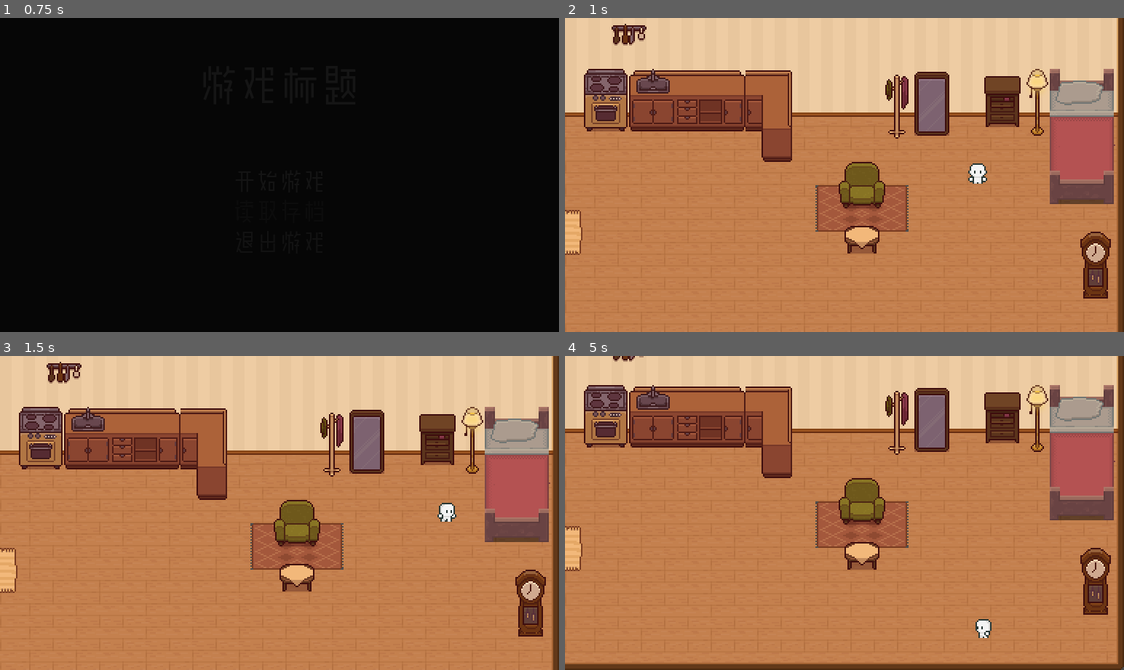
Above: before the commit, frames 1-4 (two rows, left to right).
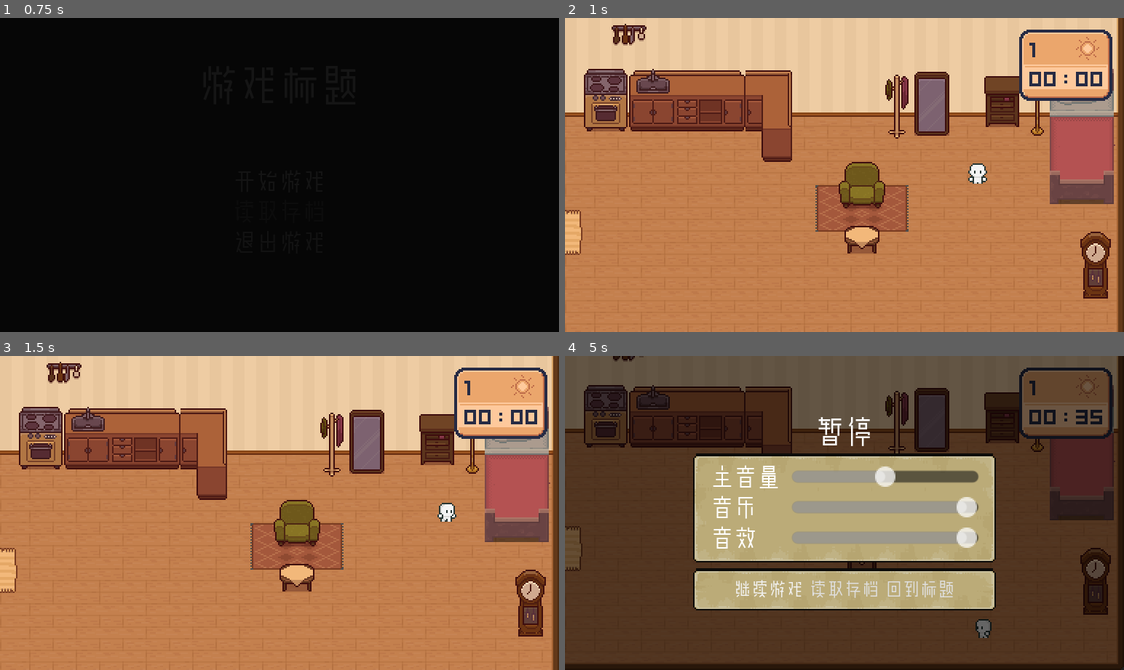
Above: after the commit, the same moments.

Repository: suin14/GameDemo
Game: Godot game, scene res://scenes/UI/title_menu.tscn
Same seed, same stepped clock (60 frames per second), same inputs: the game is played once before the commit and once after it.
Inputs (mouse positions are in pixels of both pictures, inside the frame that each line leads up to):
- Up to frame 1 (0.75 s): click "开始游戏" at 0.5 s
- Up to frame 2 (1 s): no input
- Up to frame 3 (1.5 s): tap Enter at 1.25 s; move the mouse to (402, 497) at 1.27 s; hold D (move_right) from 1.28 s (still down); hold E (interact) from 1.28 s (still down)
- Up to frame 4 (5 s): move the mouse to (732, 528) at 2.02 s; release D (move_right) at 2.03 s; release E (interact) at 2.03 s; hold S (move_down) 2.03-2.78 s; tap E (interact) at 2.1, 3.6 s; move the mouse to (900, 443) at 2.77 s; hold D (move_right) 2.78-3.53 s; hold E (interact) 2.78-3.53 s; move the mouse to (816, 575) at 3.52 s; hold W (move_up) 3.53-4.28 s; tap Space at 4.25 s; move the mouse to (1012, 560) at 4.27 s; hold A (move_left) from 4.28 s (still down); hold E (interact) from 4.28 s (still down); tap Escape (pause) at 4.9 s

Frame 1 is identical in both runs. In frame 2, 3.1% of the frame differs, in the area x 81-98%, y 3-27%; in frame 3, 3.1%; in frame 4, 100%, in the area x 0-100%, y 0-100%.

Commit message:
时间系统

Diff:
--- /dev/null
+++ b/assets/ui/time_label_settings.tres
@@ -0,0 +1,7 @@
+[gd_resource type="LabelSettings" load_steps=2 format=3 uid="uid://ddd72p21a00mw"]
+
+[ext_resource type="FontFile" uid="uid://bbcwlvanghlhm" path="res://assets/front/Kenney Mini Square.ttf" id="1_dls67"]
+
+[resource]
+font = ExtResource("1_dls67")
+font_color = Color(0.14902, 0.168627, 0.266667, 1)
--- a/player.gd
+++ b/player.gd
@@ -11,6 +11,8 @@
 @onready var sprite_2d: Sprite2D = $Sprite2D
 @onready var interaction_icon: Sprite2D = $InteractionIcon
 @onready var pause_menu: Control = $CanvasLayer/PauseMenu
+@onready var time_gui: Control = $CanvasLayer/TimeGUI
+@onready var time_system: TimeSystem = $TimeSystem
 
 
 func _unhandled_input(event: InputEvent) -> void:
--- /dev/null
+++ b/scenes/UI/time_ui.gd
@@ -0,0 +1,25 @@
+extends Control
+
+@onready var date: Label = $DateControl/HBoxContainer/Date
+@onready var hours: Label = $ClockControl/HBoxContainer/Hours
+@onready var minutes: Label = $ClockControl/HBoxContainer/Minutes
+
+
+func _on_time_system_updated(date_time: DateTime) -> void:
+	var minu = date_time.minutes - (date_time.minutes % 5)
+	update_label(date, date_time.days, false)
+	update_label(hours, date_time.hours, true)
+	update_label(minutes, minu, true)
+
+
+func add_leading_zero(label: Label, value: int) -> void:
+	if value < 10:
+		label.text += '0'
+
+func update_label(label: Label, value: int, should_have_zero: bool = true) -> void:
+	label.text = ""
+
+	if should_have_zero:
+		add_leading_zero(label, value)
+
+	label.text += str(value)
--- /dev/null
+++ b/scenes/UI/time_ui.tscn
@@ -0,0 +1,93 @@
+[gd_scene load_steps=4 format=3 uid="uid://8tg8v7k71k62"]
+
+[ext_resource type="Script" path="res://scenes/UI/time_ui.gd" id="1_08kf3"]
+[ext_resource type="Texture2D" uid="uid://boovh2t5o4ku1" path="res://assets/ui/time_gui.png" id="1_u75mk"]
+[ext_resource type="LabelSettings" path="res://assets/ui/time_label_settings.tres" id="2_doeyt"]
+
+[node name="TimeGUI" type="Control"]
+layout_mode = 3
+anchors_preset = 0
+script = ExtResource("1_08kf3")
+
+[node name="Background" type="NinePatchRect" parent="."]
+layout_mode = 0
+offset_right = 64.0
+offset_bottom = 49.0
+texture = ExtResource("1_u75mk")
+region_rect = Rect2(0, 0, 16, 16)
+patch_margin_left = 7
+patch_margin_top = 7
+patch_margin_right = 7
+patch_margin_bottom = 7
+
+[node name="DateControl" type="Control" parent="."]
+anchors_preset = 0
+offset_left = 7.0
+offset_top = 3.0
+offset_right = 55.0
+offset_bottom = 19.0
+
+[node name="HBoxContainer" type="HBoxContainer" parent="DateControl"]
+layout_mode = 1
+anchors_preset = 10
+anchor_right = 1.0
+offset_bottom = 20.0
+grow_horizontal = 2
+metadata/_edit_lock_ = true
+metadata/_edit_group_ = true
+
+[node name="Date" type="Label" parent="DateControl/HBoxContainer"]
+layout_mode = 2
+size_flags_horizontal = 0
+text = "999"
+label_settings = ExtResource("2_doeyt")
+
+[node name="Weather" type="Sprite2D" parent="DateControl/HBoxContainer"]
+position = Vector2(40, 10)
+texture = ExtResource("1_u75mk")
+region_enabled = true
+region_rect = Rect2(48, 0, 16, 16)
+
+[node name="ClockBG" type="NinePatchRect" parent="."]
+layout_mode = 0
+offset_left = 3.0
+offset_top = 24.0
+offset_right = 61.0
+offset_bottom = 41.0
+texture = ExtResource("1_u75mk")
+region_rect = Rect2(16, 16, 16, 16)
+patch_margin_left = 2
+patch_margin_top = 2
+patch_margin_right = 2
+patch_margin_bottom = 2
+
+[node name="ClockControl" type="Control" parent="."]
+anchors_preset = 0
+offset_left = 7.0
+offset_top = 23.0
+offset_right = 63.0
+offset_bottom = 39.0
+
+[node name="HBoxContainer" type="HBoxContainer" parent="ClockControl"]
+layout_mode = 1
+anchors_preset = 10
+anchor_right = 1.0
+offset_bottom = 20.0
+grow_horizontal = 2
+metadata/_edit_lock_ = true
+metadata/_edit_group_ = true
+
+[node name="Hours" type="Label" parent="ClockControl/HBoxContainer"]
+layout_mode = 2
+text = "23"
+label_settings = ExtResource("2_doeyt")
+
+[node name="Label" type="Label" parent="ClockControl/HBoxContainer"]
+layout_mode = 2
+text = ":"
+label_settings = ExtResource("2_doeyt")
+
+[node name="Minutes" type="Label" parent="ClockControl/HBoxContainer"]
+layout_mode = 2
+text = "59"
+label_settings = ExtResource("2_doeyt")
--- a/scenes/character/player.tscn
+++ b/scenes/character/player.tscn
@@ -8,6 +8,9 @@
 [ext_resource type="Script" path="res://scripts/states/Walk.gd" id="6_2y1k5"]
 [ext_resource type="Texture2D" uid="uid://cyjmfc6k2jbia" path="res://assets/ui/Base-01.png" id="7_xg8up"]
 [ext_resource type="PackedScene" uid="uid://r3280m3i0t4o" path="res://scenes/UI/pause_menu.tscn" id="8_67h7w"]
+[ext_resource type="Script" path="res://scripts/classes/time_system.gd" id="9_erduq"]
+[ext_resource type="PackedScene" uid="uid://8tg8v7k71k62" path="res://scenes/UI/time_ui.tscn" id="10_mmx0f"]
+[ext_resource type="Script" path="res://scripts/classes/date_time.gd" id="10_ug1af"]
 
 [sub_resource type="RectangleShape2D" id="RectangleShape2D_sl3gb"]
 size = Vector2(18, 14)
@@ -194,6 +197,13 @@
 "move_up": SubResource("Animation_sgxmy")
 }
 
+[sub_resource type="Resource" id="Resource_576k5"]
+script = ExtResource("10_ug1af")
+seconds = 0
+minutes = 0
+hours = 0
+days = 1
+
 [node name="player" type="CharacterBody2D"]
 collision_layer = 2
 script = ExtResource("1_vbyy4")
@@ -232,7 +242,24 @@
 [node name="Walk" type="Node" parent="StateMachine"]
 script = ExtResource("6_2y1k5")
 
+[node name="TimeSystem" type="Node" parent="."]
+script = ExtResource("9_erduq")
+date_time = SubResource("Resource_576k5")
+ticks_pre_second = 120
+
 [node name="CanvasLayer" type="CanvasLayer" parent="."]
+
+[node name="TimeGUI" parent="CanvasLayer" instance=ExtResource("10_mmx0f")]
+anchors_preset = 1
+anchor_left = 1.0
+anchor_right = 1.0
+offset_left = -72.0
+offset_top = 8.0
+offset_right = -72.0
+offset_bottom = 8.0
+grow_horizontal = 0
+
+[node name="PauseMenu" parent="CanvasLayer" instance=ExtResource("8_67h7w")]
 visible = false
 
-[node name="PauseMenu" parent="CanvasLayer" instance=ExtResource("8_67h7w")]
+[connection signal="updated" from="TimeSystem" to="CanvasLayer/TimeGUI" method="_on_time_system_updated"]
--- /dev/null
+++ b/scenes/map/objects/Bed.gd
@@ -0,0 +1,9 @@
+extends Interact
+
+@onready var player: Player = $"../../player"
+
+func interact() -> void:
+	super()
+	print("睡了一觉，度过了半小时")
+	player.time_system.skip_time(30)
+	#Game.save_game()
--- a/scenes/room.gd
+++ b/scenes/room.gd
@@ -7,19 +7,19 @@
 @onready var tile_map: TileMap = $TileMap
 @onready var camera_2d: Camera2D = $player/Camera2D
 
-const offset = 12
+var offset: int = 0
 
 func _ready() -> void:
 	#相机极限
 	var used := tile_map.get_used_rect()
 	var tile_size := tile_map.tile_set.tile_size
 
+	offset = 12
 	camera_2d.limit_top = used.position.y * tile_size.y + offset
 	camera_2d.limit_right = used.end.x * tile_size.x - offset
 	camera_2d.limit_bottom = used.end.y * tile_size.y - offset
 	camera_2d.limit_left = used.position.x * tile_size.x + offset
 	camera_2d.reset_smoothing()
-
 
 	if bgm:
 		SoundManager.play_bgm(bgm)
--- a/scenes/room.tscn
+++ b/scenes/room.tscn
@@ -9,9 +9,9 @@
 [ext_resource type="Texture2D" uid="uid://32ptyp6rp7tc" path="res://assets/map/Top-Down_Retro_Interior/TopDownHouse_SmallItems.png" id="5_bcsgp"]
 [ext_resource type="Texture2D" uid="uid://cecxbc25x852w" path="res://assets/map/Inside_C.png" id="6_dqvfl"]
 [ext_resource type="PackedScene" uid="uid://c2yd1untpfenf" path="res://scenes/character/player.tscn" id="7_81d3l"]
-[ext_resource type="Script" path="res://scripts/classes/Interact.gd" id="8_gdnnv"]
 [ext_resource type="Script" path="res://scripts/classes/Teleport.gd" id="10_7hcau"]
 [ext_resource type="Script" path="res://scripts/classes/EntryPoint.gd" id="11_g75xt"]
+[ext_resource type="Script" path="res://scenes/map/objects/Bed.gd" id="11_rrta5"]
 [ext_resource type="Script" path="res://scenes/map/objects/Clock.gd" id="12_3ejjy"]
 
 [sub_resource type="TileSetAtlasSource" id="TileSetAtlasSource_v8jo5"]
@@ -7102,7 +7102,7 @@
 
 [node name="Bed" type="Area2D" parent="TileMap"]
 position = Vector2(295, 50)
-script = ExtResource("8_gdnnv")
+script = ExtResource("11_rrta5")
 
 [node name="CollisionShape2D" type="CollisionShape2D" parent="TileMap/Bed"]
 position = Vector2(-8, -3.5)
--- /dev/null
+++ b/scripts/classes/date_time.gd
@@ -0,0 +1,26 @@
+class_name DateTime extends Resource
+
+@export_range(0,59) var seconds: int = 0
+@export_range(0,59) var minutes: int = 0
+@export_range(0,23) var hours: int = 0
+@export var days: int = 0
+
+var delta_time: float = 0
+
+
+func increase_by_sec(delta_seconds: float) -> void:
+	delta_time += delta_seconds
+	if delta_time < 1: return
+	var delta_int_secs: int = delta_time
+	delta_time -= delta_int_secs
+
+	seconds += delta_int_secs
+	minutes += seconds / 60
+	hours += minutes / 60
+	days += hours / 24
+
+	seconds = seconds % 60
+	minutes = minutes % 60
+	hours = hours % 24
+
+	#print_debug(str(days) + ":" + str(hours) + ":" + str(minutes) + ":" + str(seconds))
--- /dev/null
+++ b/scripts/classes/time_system.gd
@@ -0,0 +1,20 @@
+class_name TimeSystem
+extends Node
+
+signal updated
+
+@export var date_time: DateTime
+@export var ticks_pre_second: int = 6
+
+var time_paused: bool = false
+
+
+func _process(delta: float) -> void:
+	if time_paused: return
+
+	date_time.increase_by_sec(delta * ticks_pre_second)
+	updated.emit(date_time)
+
+
+func skip_time(skip_minutes: int) -> void:
+	date_time.minutes += skip_minutes
Binary file added: assets/front/Kenney Mini Square.ttf
Not shown, added: assets/front/Kenney Mini Square.ttf.import
Binary file added: assets/ui/InventoryRect.png
Not shown, added: assets/ui/InventoryRect.png.import
Binary file added: assets/ui/TilesetWallSimple-transparentbg.png
Not shown, added: assets/ui/TilesetWallSimple-transparentbg.png.import
Binary file added: assets/ui/button textures/decrease.png
Not shown, added: assets/ui/button textures/decrease.png.import
Binary file added: assets/ui/button textures/decrease_hover.png
Not shown, added: assets/ui/button textures/decrease_hover.png.import
Binary file added: assets/ui/button textures/decrease_pressed.png
Not shown, added: assets/ui/button textures/decrease_pressed.png.import
(and 21 more such lines)
